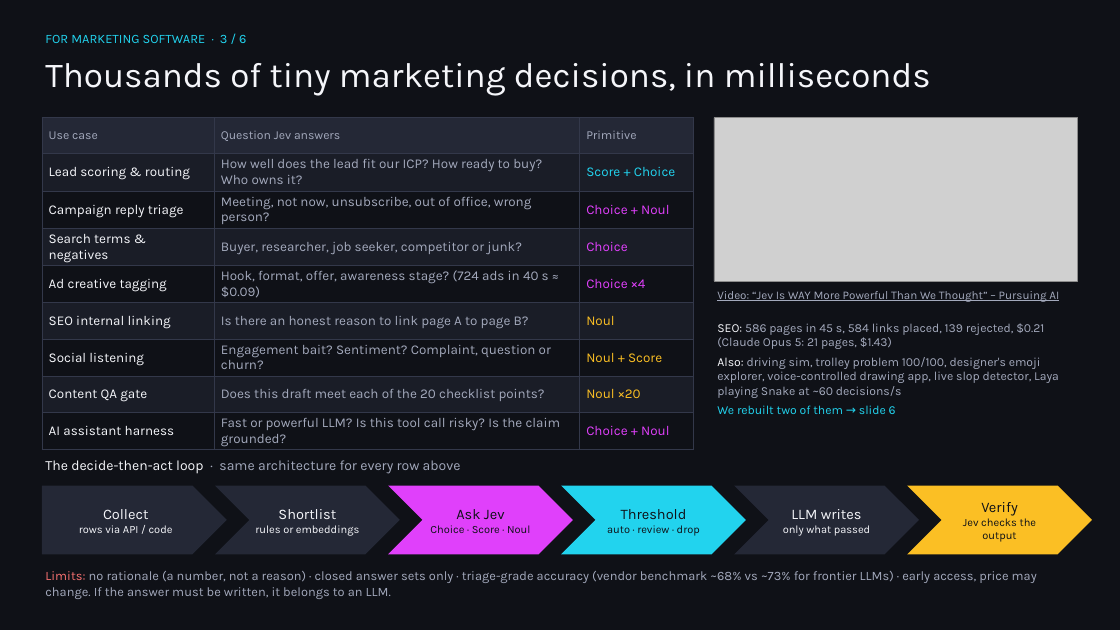
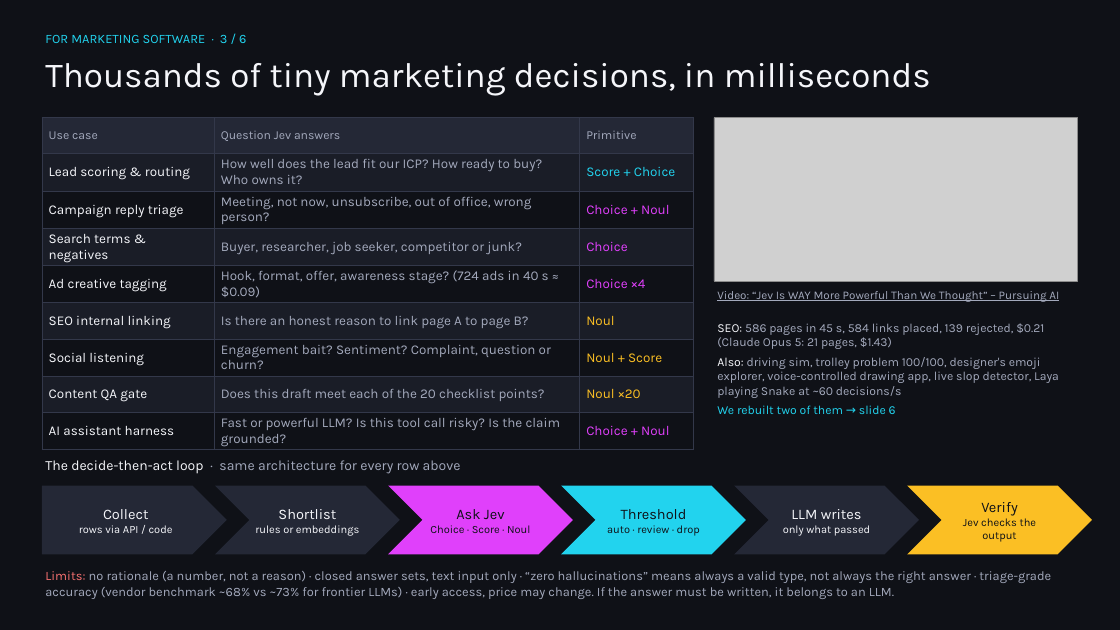
Before and after one commit to stvonolf/jev-samples, a slide deck: slide 3 of presentation/Jev_Team_Overview.pptx. Drawn at 1120x630 pixels with LibreOffice and Linux fonts; fonts in the diff are those of the drawing; grey boxes stand for pictures. Boxes give left, top, right and bottom in pixels: in the first picture for what was removed or moved away, otherwise in the second. Text is boxed around its words. In the diff, an @@ line names an element or a change of style, - is before the commit and + after.

```diff
--- a/presentation/Jev_Team_Overview.pptx
+++ b/presentation/Jev_Team_Overview.pptx
@@ text at (45, 571, 1051, 599): text changed @@
-Limits: no rationale (a number, not a reason) · closed answer sets only · triage-grade accuracy (vendor benchmark ~68% vs ~73% for frontier LLMs) · early access, price may change. If the answer must be written, it belongs to an LLM.
+Limits: no rationale (a number, not a reason) · closed answer sets, text input only · “zero hallucinations” means always a valid type, not always the right answer · triage-grade accuracy (vendor benchmark ~68% vs ~73% for frontier LLMs) · early access, price may change. If the answer must be written, it belongs to an LLM.
```
Also in this commit, not shown: 3 other slides changed, 2 other files.
